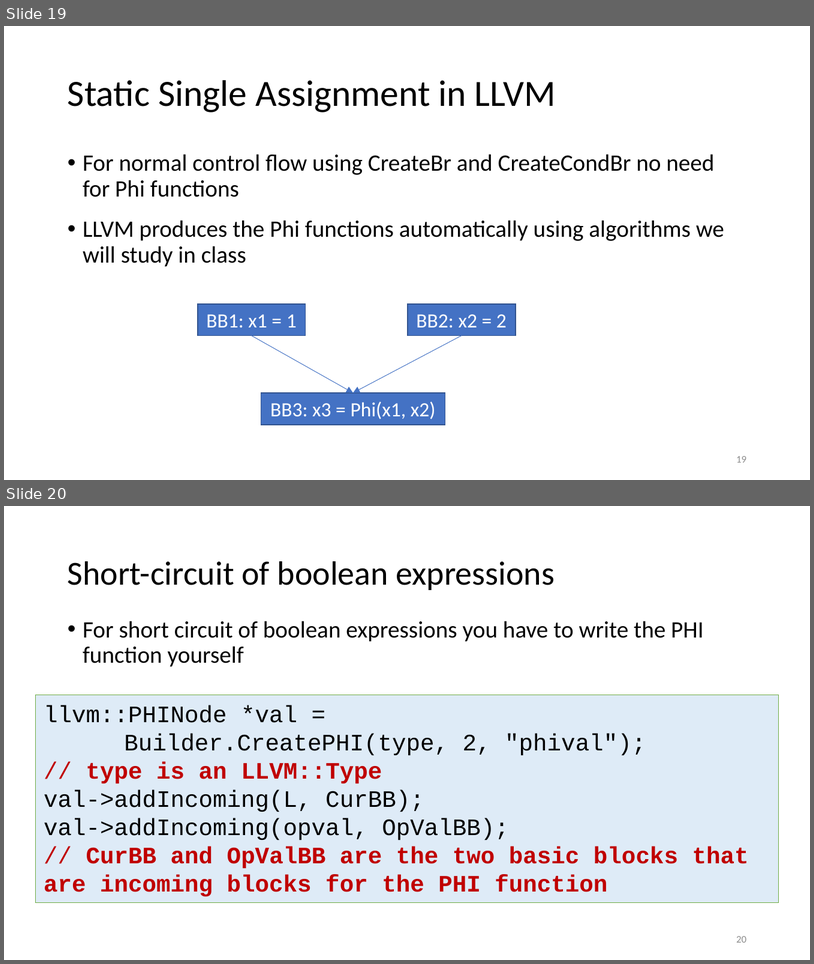
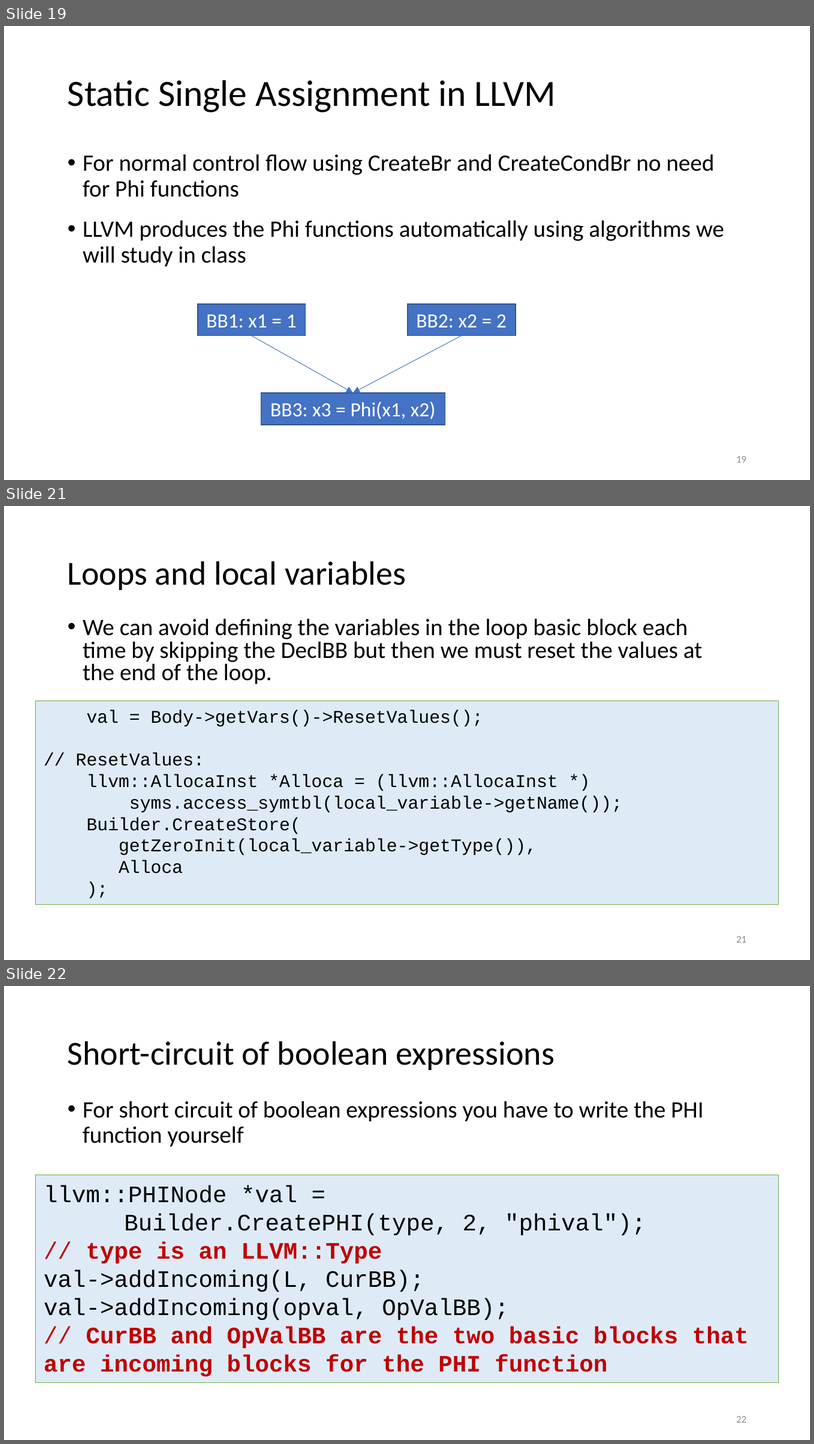
Before and after one commit to anoopsarkar/compilers-class, a slide deck: assets/ppt/codegen/decafLLVM.pptx. Shown one above the other, each under a label of ours: slides 19 and 20 before the commit, slides 19, 21 and 22 after it; the slides between them are not shown. The pictures are 814x964 and 814x1444 pixels, drawn with LibreOffice and Linux fonts; fonts in the diff are those of the drawing. Boxes give left, top, right and bottom in pixels: in the first picture for what was removed or moved away, otherwise in the second. Text is boxed around its words. In the diff, an @@ line names an element or a change of style, - is before the commit and + after.

```diff
--- a/assets/ppt/codegen/decafLLVM.pptx
+++ b/assets/ppt/codegen/decafLLVM.pptx
@@ slide 21 added at (4,506,810,960), background #FFFFFF @@
@@ title added at (68,561,406,590), 30 pt, text #000000 @@
+Loops and local variables
@@ text added at (83,618,703,684), 21 pt, text #000000 @@
+• We can avoid defining the variables in the loop basic block each time by skipping the DeclBB but then we must reset the values at the end of the loop.
@@ rectangle added at (35,701,778,904), fill #DEEBF7, outline #70AD47 0.5 pt, 16 pt, text #000000 @@
+val = Body->getVars()->ResetValues();
+// ResetValues:
+llvm::AllocaInst *Alloca = (llvm::AllocaInst *)
+syms.access_symtbl(local_variable->getName());
+Builder.CreateStore(
+getZeroInit(local_variable->getType()),
+Alloca
+);
@@ page number added at (737,936,747,942), 9 pt, text #8C8C8C @@
+21
@@ what was slide 20 is now slide 22 @@
@@ page number at (737,1416,747,1422): text changed @@
-20
+22
```
Also in this commit, not shown: 4 slides changed, 13 other slides added, 2 other files.
